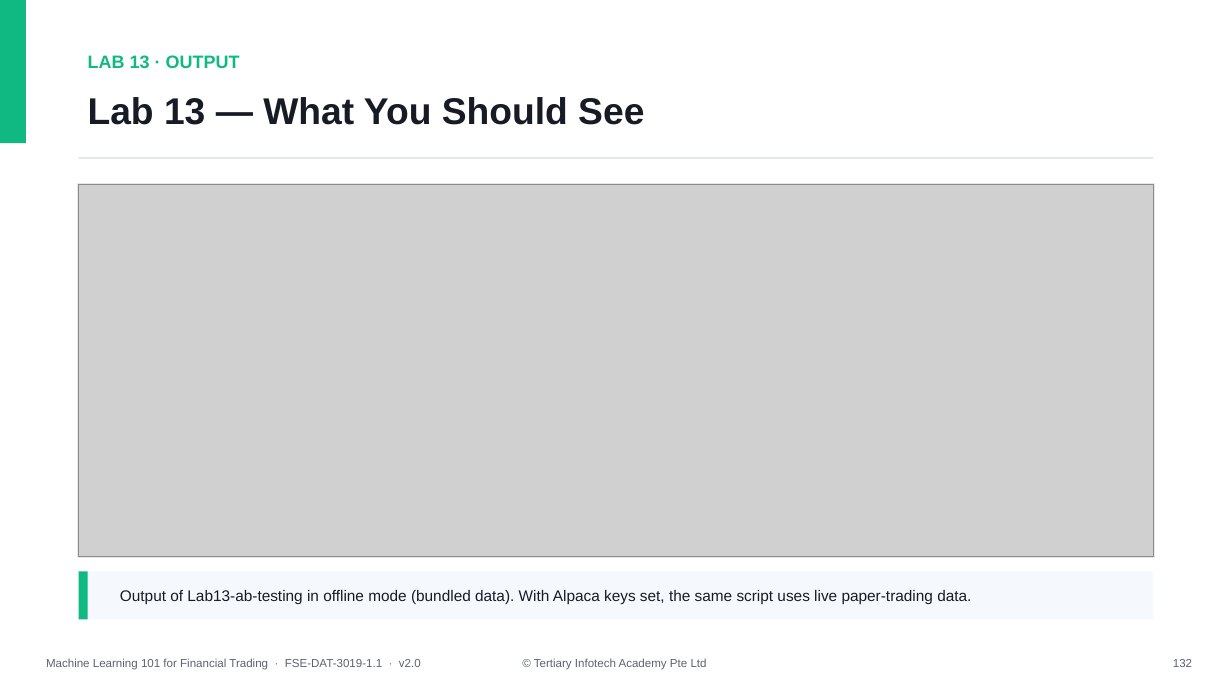
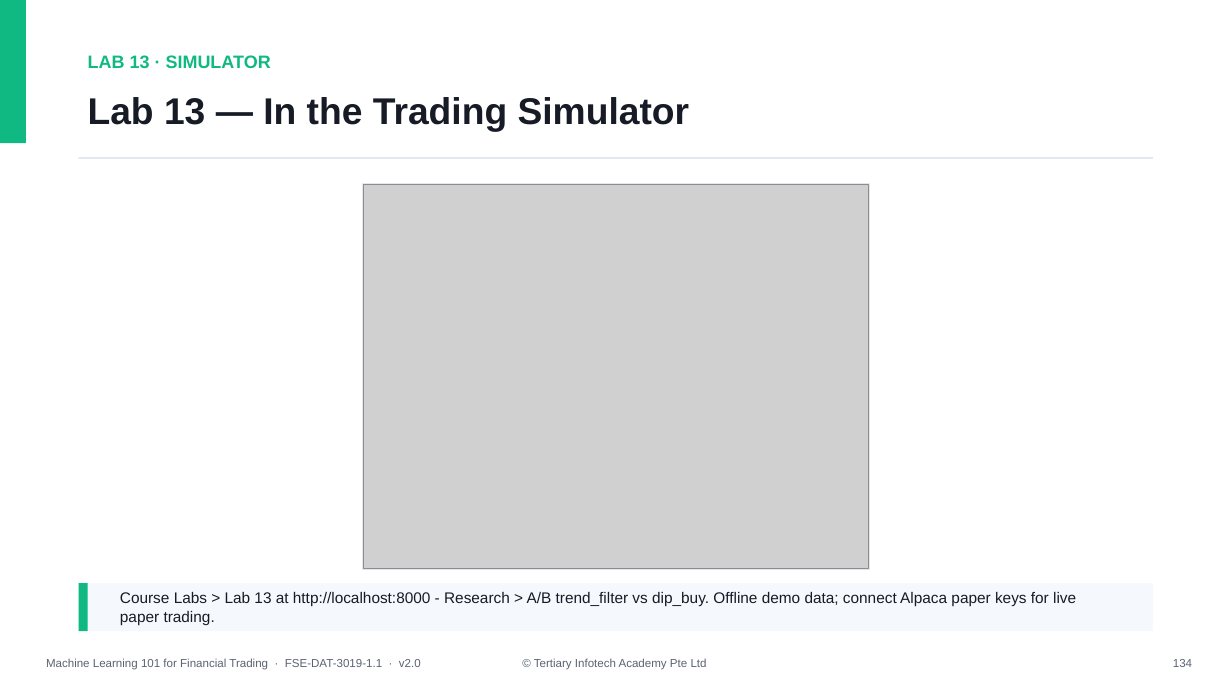
Before and after one commit to tertiarycourses/TGS-2023018794-Machine-Learning-101-for-Financial-Trading, a slide deck: slide 134 of courseware/Slides_ML 101 for Financial Trading_v2.0.pptx (slide 132 before the commit). Drawn at 1232x693 pixels with LibreOffice and Linux fonts; fonts in the diff are those of the drawing; grey boxes stand for pictures. Boxes give left, top, right and bottom in pixels: in the first picture for what was removed or moved away, otherwise in the second. Text is boxed around its words. In the diff, an @@ line names an element or a change of style, - is before the commit and + after.

```diff
--- a/courseware/Slides_ML 101 for Financial Trading_v2.0.pptx
+++ b/courseware/Slides_ML 101 for Financial Trading_v2.0.pptx
@@ text at (x1=88, y1=55, x2=271, y2=69): text changed @@
-LAB 13 · OUTPUT
+LAB 13 · SIMULATOR
@@ text at (x1=88, y1=97, x2=690, y2=132): text changed @@
-Lab 13 — What You Should See
+Lab 13 — In the Trading Simulator
@@ rectangle resized from (x1=78, y1=184, x2=1154, y2=558) to (x1=362, y1=184, x2=869, y2=569) @@
@@ picture resized from (x1=79, y1=185, x2=1153, y2=556) to (x1=364, y1=185, x2=869, y2=568) @@
@@ rectangle moved from (x1=79, y1=571, x2=1153, y2=619) to (x1=79, y1=583, x2=1153, y2=631) @@
@@ rectangle moved from (x1=79, y1=571, x2=88, y2=619) to (x1=79, y1=583, x2=88, y2=631) @@
@@ text at (x1=120, y1=592, x2=1076, y2=626): text changed @@
-Output of Lab13-ab-testing in offline mode (bundled data). With Alpaca keys set, the same script uses live paper-trading data.
+Course Labs > Lab 13 at http://localhost:8000 - Research > A/B trend_filter vs dip_buy. Offline demo data; connect Alpaca paper keys for live paper trading.
@@ text at (x1=1173, y1=659, x2=1192, y2=667): text changed @@
-132
+134
```
Also in this commit, not shown: 104 other slides changed, 3 slides added, 29 other files.
